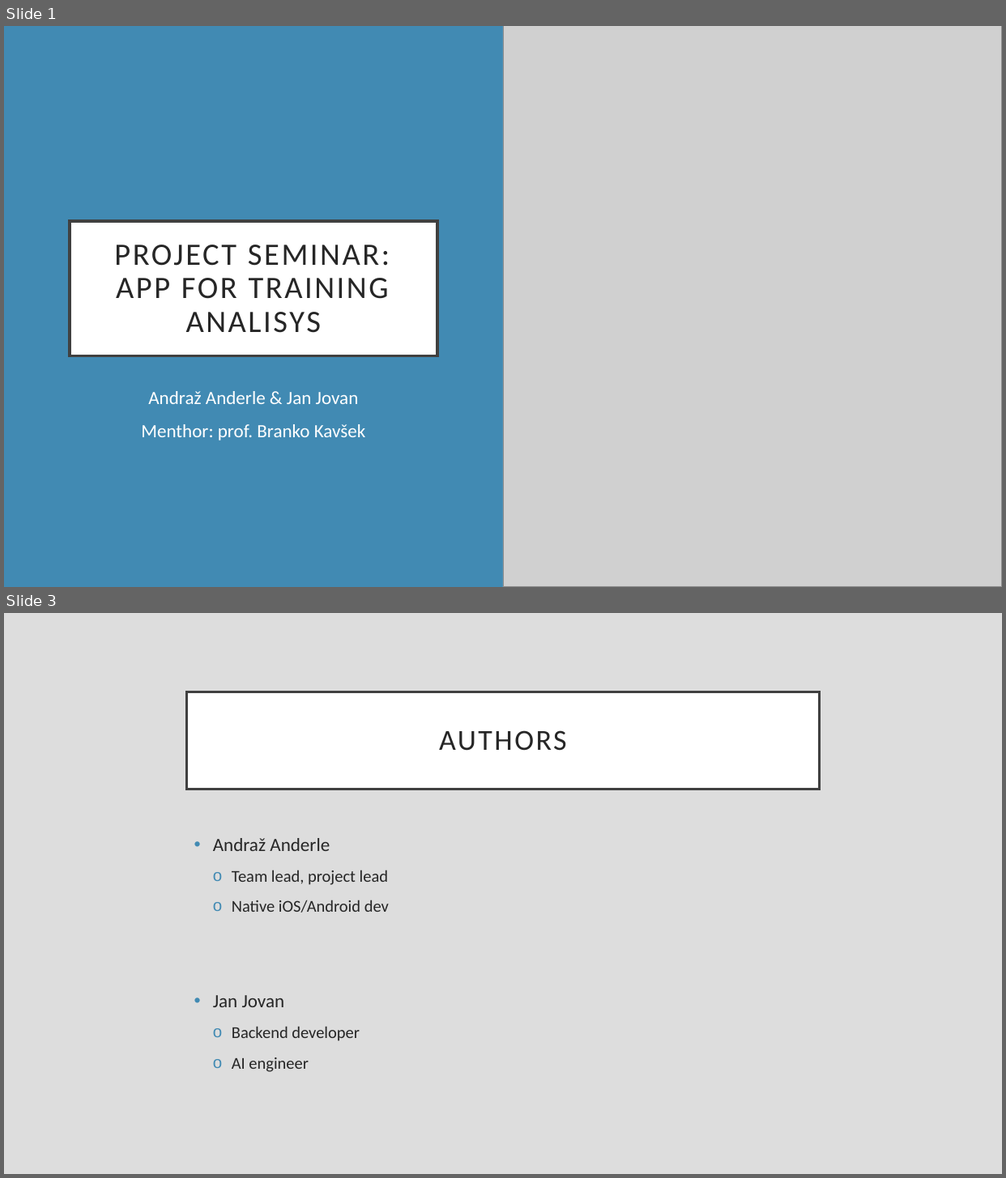
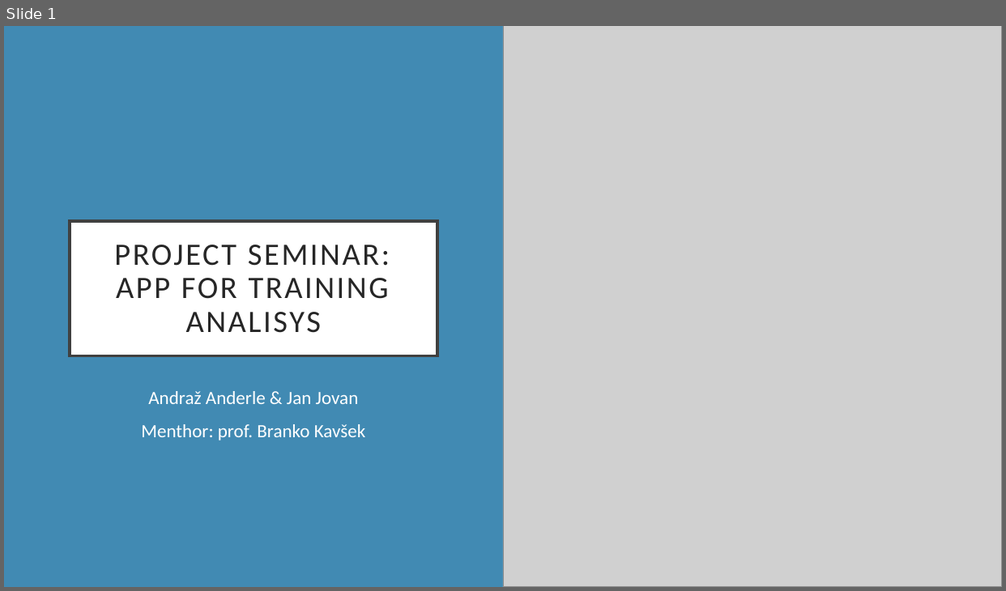
Before and after one commit to reddiamond1234/app-for-training-analisys, a slide deck: ProjectPresentation.pptx. Shown one above the other, each under a label of ours: slides 1 and 3 before the commit, slide 1 after it; the slides between them are not shown. The pictures are 1006x1178 and 1006x591 pixels, drawn with LibreOffice and Linux fonts; fonts in the diff are those of the drawing; grey boxes stand for pictures. Boxes give left, top, right and bottom in pixels: in the first picture for what was removed or moved away, otherwise in the second. Text is boxed around its words. In the diff, an @@ line names an element or a change of style, - is before the commit and + after.

```diff
--- a/ProjectPresentation.pptx
+++ b/ProjectPresentation.pptx
@@ slide 3 removed at box(4, 613, 1002, 1174), background #DDDDDD @@
@@ title removed at box(187, 692, 819, 789) @@
-AUTHORS
@@ text removed at box(213, 838, 389, 1072) @@
-• Andraž Anderle
-  o Team lead, project lead
-  o Native iOS/Android dev
-• Jan Jovan
-  o Backend developer
-  o AI engineer
```
Also in this commit, not shown: 6 slides changed, 4 slides added, 2 other slides removed, 2 other files.
